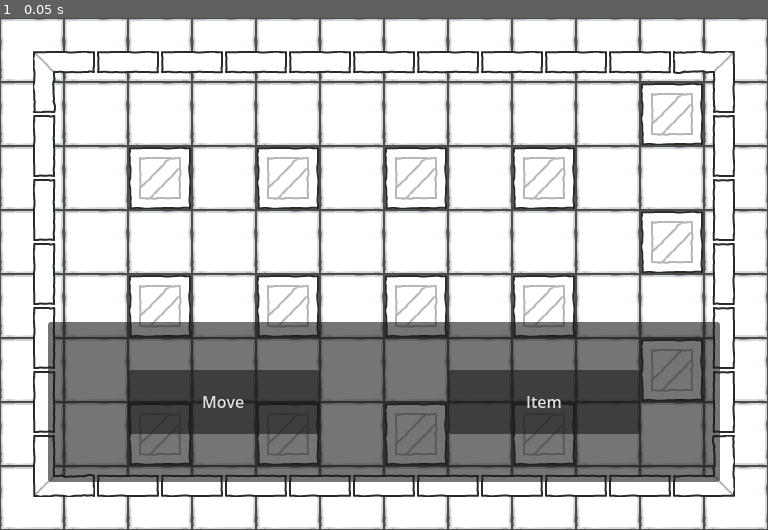
Above: before the commit, frame 1.
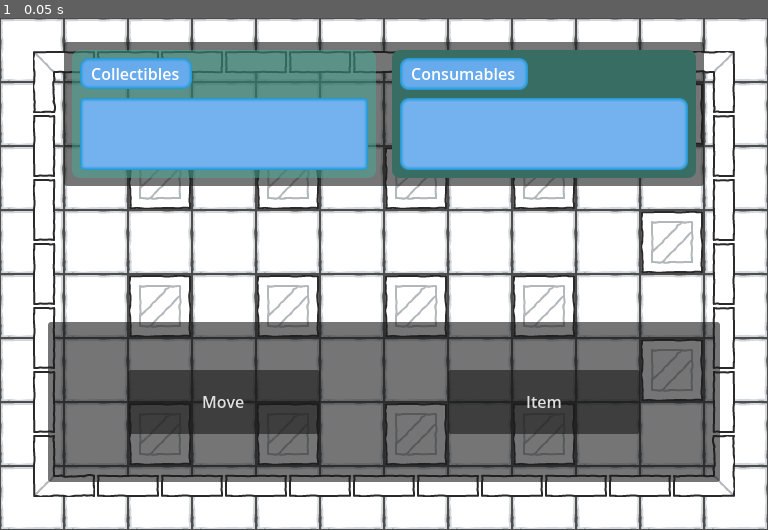
Above: after the commit, the same moment.

Repository: MagicOwl-Games/programmatura-definitive
Game: Godot game, scene res://Root.tscn
Same seed, same stepped clock (60 frames per second), same inputs: the game is played once before the commit and once after it.
Inputs:
- Up to frame 1 (0.05 s): no input

The runs differ from the first frame. In frame 1, 23% of the frame differs, in the area x 8-92%, y 4-33%.

Commit message:
feat: items menu started

Diff:
--- a/scenes/GUI.tscn
+++ b/scenes/GUI.tscn
@@ -1,8 +1,74 @@
 [gd_scene format=3 uid="uid://dwafxwbkhplgk"]
 
-[ext_resource type="Script" uid="uid://d04a5627a2jgw" path="res://scripts/action_buttons.gd" id="1_jbthi"]
+[ext_resource type="Script" uid="uid://d04a5627a2jgw" path="res://scripts/gui.gd" id="1_jbthi"]
 
 [sub_resource type="CanvasItemMaterial" id="CanvasItemMaterial_k0akp"]
+
+[sub_resource type="StyleBoxFlat" id="StyleBoxFlat_x15ge"]
+bg_color = Color(0.25882354, 0.68235296, 0.6, 0.49411765)
+corner_radius_top_left = 8
+corner_radius_top_right = 8
+corner_radius_bottom_right = 8
+corner_radius_bottom_left = 8
+
+[sub_resource type="StyleBoxFlat" id="StyleBoxFlat_crd5m"]
+bg_color = Color(0.4509804, 0.69411767, 0.9372549, 1)
+border_width_left = 4
+border_width_top = 4
+border_width_right = 4
+border_width_bottom = 4
+border_color = Color(0.14509805, 0.60784316, 0.8392157, 1)
+border_blend = true
+corner_radius_top_left = 4
+corner_radius_top_right = 4
+corner_radius_bottom_right = 4
+corner_radius_bottom_left = 4
+
+[sub_resource type="StyleBoxFlat" id="StyleBoxFlat_k0akp"]
+bg_color = Color(0.40936148, 0.67128253, 0.9303243, 1)
+border_width_left = 4
+border_width_top = 4
+border_width_right = 4
+border_width_bottom = 4
+border_color = Color(0.14461774, 0.60685134, 0.838859, 1)
+border_blend = true
+corner_radius_top_left = 8
+corner_radius_top_right = 8
+corner_radius_bottom_right = 8
+corner_radius_bottom_left = 8
+
+[sub_resource type="StyleBoxFlat" id="StyleBoxFlat_1vorm"]
+bg_color = Color(0.21960784, 0.42745098, 0.3882353, 1)
+corner_radius_top_left = 8
+corner_radius_top_right = 8
+corner_radius_bottom_right = 8
+corner_radius_bottom_left = 8
+
+[sub_resource type="StyleBoxFlat" id="StyleBoxFlat_bwxsa"]
+bg_color = Color(0.4509804, 0.69411767, 0.9372549, 1)
+border_width_left = 4
+border_width_top = 4
+border_width_right = 4
+border_width_bottom = 4
+border_color = Color(0.14509805, 0.60784316, 0.8392157, 1)
+border_blend = true
+corner_radius_top_left = 8
+corner_radius_top_right = 8
+corner_radius_bottom_right = 8
+corner_radius_bottom_left = 8
+
+[sub_resource type="StyleBoxFlat" id="StyleBoxFlat_ndsek"]
+bg_color = Color(0.40784314, 0.67058825, 0.92941177, 1)
+border_width_left = 4
+border_width_top = 4
+border_width_right = 4
+border_width_bottom = 4
+border_color = Color(0.14509805, 0.60784316, 0.8392157, 1)
+border_blend = true
+corner_radius_top_left = 8
+corner_radius_top_right = 8
+corner_radius_bottom_right = 8
+corner_radius_bottom_left = 8
 
 [node name="Gui" type="Control" unique_id=2144426577]
 layout_mode = 3
@@ -11,6 +77,7 @@
 anchor_bottom = 1.0
 grow_horizontal = 2
 grow_vertical = 2
+script = ExtResource("1_jbthi")
 
 [node name="ActionButtons" type="Panel" parent="." unique_id=616847560]
 material = SubResource("CanvasItemMaterial_k0akp")
@@ -19,7 +86,6 @@
 offset_top = 304.0
 offset_right = 720.0
 offset_bottom = 464.0
-script = ExtResource("1_jbthi")
 
 [node name="MoveButton" type="Button" parent="ActionButtons" unique_id=383380187]
 layout_mode = 0
@@ -37,5 +103,74 @@
 offset_bottom = 112.0
 text = "Item"
 
-[connection signal="pressed" from="ActionButtons/MoveButton" to="ActionButtons" method="_on_move_button_pressed"]
-[connection signal="pressed" from="ActionButtons/ItemButton" to="ActionButtons" method="_on_item_button_pressed"]
+[node name="ItemsPanel" type="Panel" parent="." unique_id=1111391792]
+layout_mode = 0
+offset_left = 64.0
+offset_top = 24.0
+offset_right = 704.0
+offset_bottom = 168.0
+
+[node name="CollectiblesPanel" type="Panel" parent="ItemsPanel" unique_id=871228639]
+layout_mode = 0
+offset_left = 8.0
+offset_top = 8.0
+offset_right = 312.0
+offset_bottom = 136.0
+theme_override_styles/panel = SubResource("StyleBoxFlat_x15ge")
+
+[node name="CollectiblesContainer" type="Panel" parent="ItemsPanel/CollectiblesPanel" unique_id=563649665]
+layout_mode = 0
+offset_left = 8.0
+offset_top = 48.0
+offset_right = 296.0
+offset_bottom = 120.0
+theme_override_styles/panel = SubResource("StyleBoxFlat_crd5m")
+
+[node name="CollectiblesContainerGrid" type="GridContainer" parent="ItemsPanel/CollectiblesPanel/CollectiblesContainer" unique_id=35730991]
+layout_mode = 0
+offset_right = 288.0
+offset_bottom = 72.0
+
+[node name="CollectiblesLabel" type="Label" parent="ItemsPanel/CollectiblesPanel" unique_id=602168353]
+layout_mode = 0
+offset_left = 8.0
+offset_top = 8.0
+offset_right = 120.0
+offset_bottom = 31.0
+theme_override_styles/normal = SubResource("StyleBoxFlat_k0akp")
+text = "Collectibles"
+horizontal_alignment = 1
+
+[node name="ConsumablesPanel" type="Panel" parent="ItemsPanel" unique_id=218593547]
+layout_mode = 0
+offset_left = 328.0
+offset_top = 8.0
+offset_right = 632.0
+offset_bottom = 136.0
+theme_override_styles/panel = SubResource("StyleBoxFlat_1vorm")
+
+[node name="ConsumablesContainer" type="Panel" parent="ItemsPanel/ConsumablesPanel" unique_id=1735780010]
+layout_mode = 0
+offset_left = 8.0
+offset_top = 48.0
+offset_right = 296.0
+offset_bottom = 120.0
+theme_override_styles/panel = SubResource("StyleBoxFlat_bwxsa")
+
+[node name="ConsumablesContainerGrid" type="GridContainer" parent="ItemsPanel/ConsumablesPanel/ConsumablesContainer" unique_id=134009421]
+layout_mode = 0
+offset_right = 288.0
+offset_bottom = 72.0
+
+[node name="ConsumablesLabel" type="Label" parent="ItemsPanel/ConsumablesPanel" unique_id=265637699]
+layout_mode = 0
+offset_left = 8.0
+offset_top = 8.0
+offset_right = 136.0
+offset_bottom = 40.0
+theme_override_styles/normal = SubResource("StyleBoxFlat_ndsek")
+text = "Consumables"
+horizontal_alignment = 1
+
+[connection signal="pressed" from="ActionButtons/MoveButton" to="." method="_on_move_button_pressed"]
+[connection signal="pressed" from="ActionButtons/ItemButton" to="." method="_on_item_button_pressed"]
--- a/scripts/action_buttons.gd
+++ b/scripts/gui.gd
@@ -1,4 +1,4 @@
-extends Panel
+extends Control
 
 
 # Called when the node enters the scene tree for the first time.
Renamed: scripts/action_buttons.gd.uid -> scripts/gui.gd.uid
